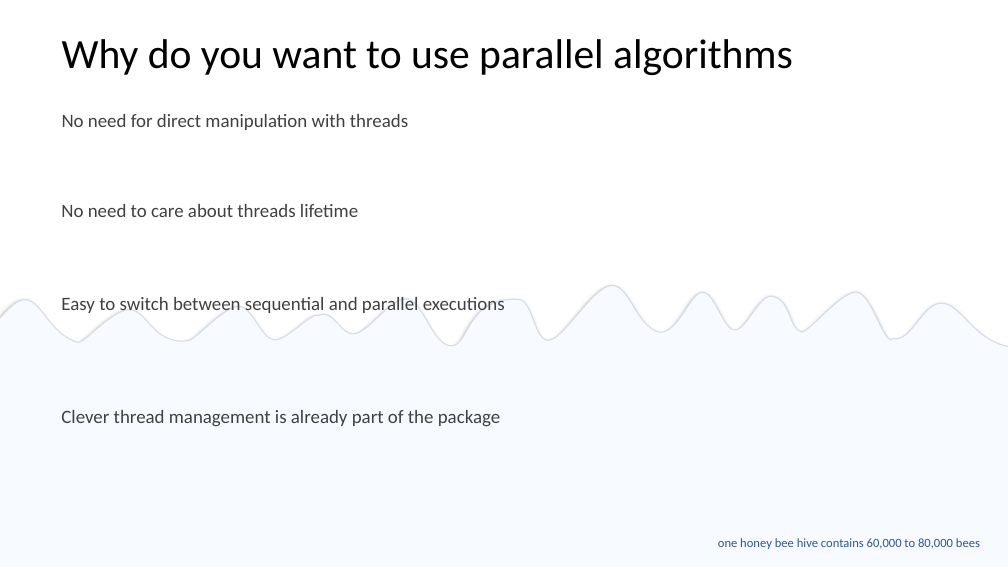
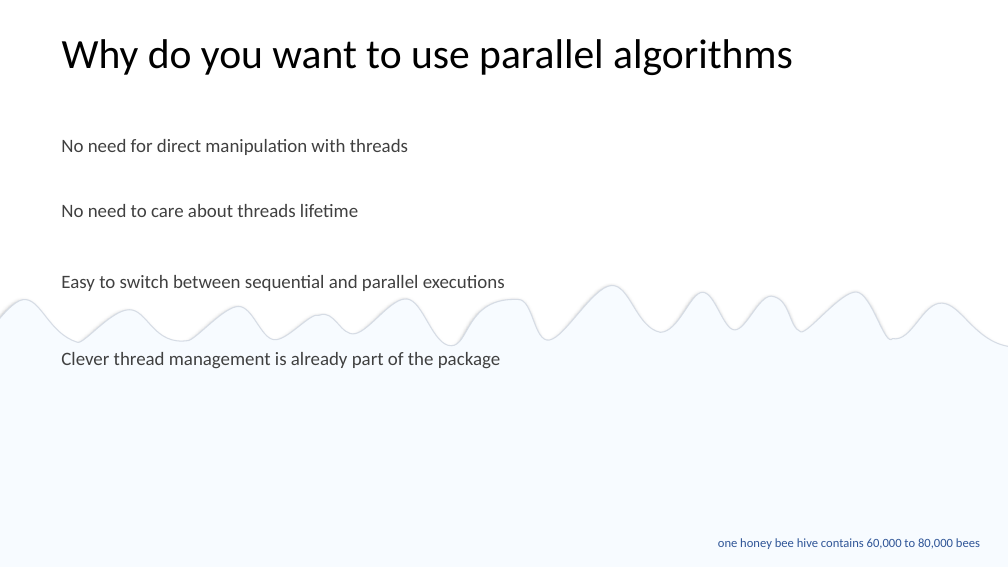
Before and after one commit to EmptySquareBubble/StoriesFromAParallelUniverse-, a slide deck: slide 7 of stories_from_a_paralel_universe.pptx. Drawn at 1008x567 pixels with LibreOffice and Linux fonts; fonts in the diff are those of the drawing. Boxes give left, top, right and bottom in pixels: in the first picture for what was removed or moved away, otherwise in the second. Text is boxed around its words. In the diff, an @@ line names an element or a change of style, - is before the commit and + after.

```diff
--- a/stories_from_a_paralel_universe.pptx
+++ b/stories_from_a_paralel_universe.pptx
@@ text "No need for direct manipulation ...": place and size @@
-text "No need for direct manipulation ..." at box(62, 114, 408, 130)
+text "No need for direct manipulation ..." at box(61, 139, 408, 155)
@@ text "Easy to switch between sequential ...": place and size @@
-text "Easy to switch between sequential ..." at box(61, 297, 505, 315)
+text "Easy to switch between sequential ..." at box(61, 275, 505, 291)
@@ text "Clever thread management is already ...": place and size @@
-text "Clever thread management is already ..." at box(61, 410, 500, 427)
+text "Clever thread management is already ..." at box(61, 352, 500, 369)
```
Also in this commit, not shown: 14 other slides changed.
